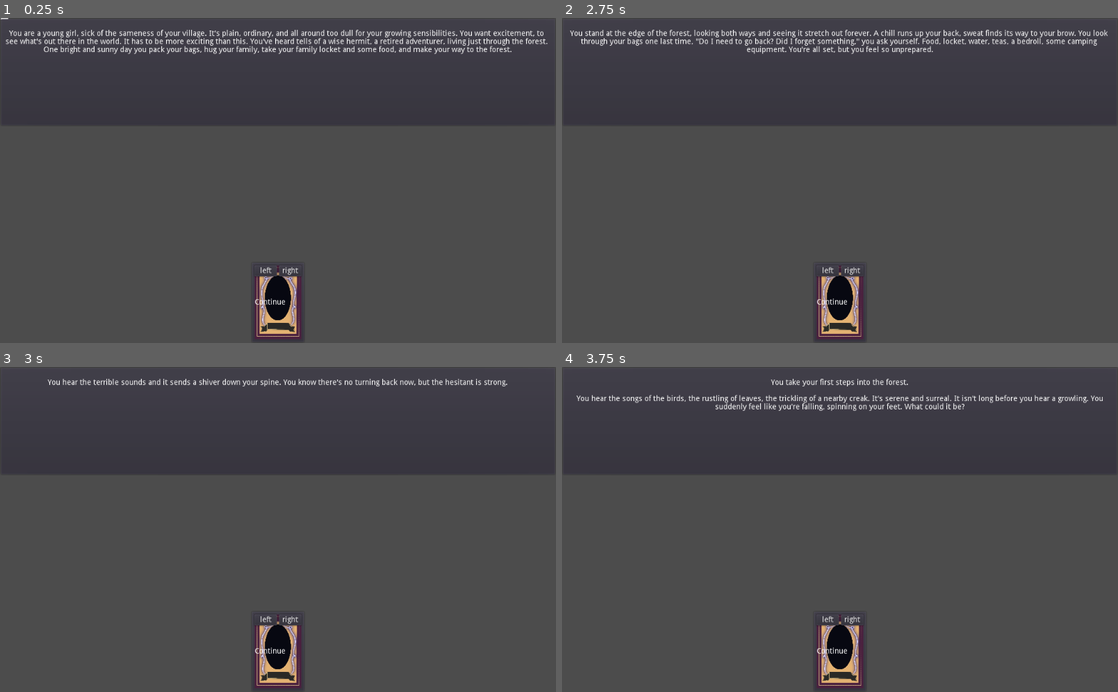
Above: before the commit, frames 1-4 (two rows, left to right).
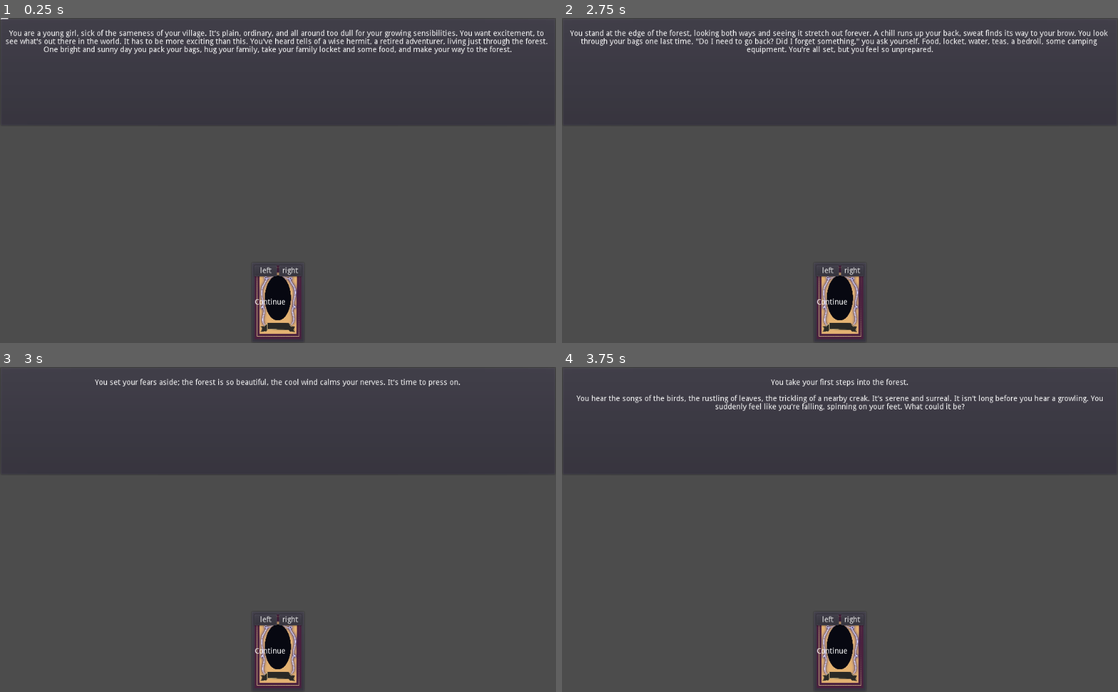
Above: after the commit, the same moments.

Repository: AngelOnFira/ggj-2022
Game: Godot game, scene res://Main.tscn
Two runs of this game, one before a commit and one after it. Both use one fixed random seed, a clock stepped at 60 frames per second and the inputs below.
Inputs:
- Up to frame 1 (0.25 s): no input
- Up to frame 2 (2.75 s): click "left" at 0.5 s; click "right" at 1.25 s; click "left" at 2 s
- Up to frame 3 (3 s): click "right" at 2.75 s
- Up to frame 4 (3.75 s): click "left" at 3.5 s

Frames 1-2 are identical in both runs. In frame 3, 0.8% of the frame differs, in the area x 8-92%, y 3-6%; in frame 4, nothing differs.

Commit message:
Fixed how pages handle cards

Diff:
--- a/Prototype/Page.gd
+++ b/Prototype/Page.gd
@@ -42,21 +42,21 @@
 # Override to Specify next_page and apply any state logic
 # Side is a string represented as either "left" or "right"
 func take_action(card: String, side: String):
-	# If we have no cards, and a default is specified, go to that page
-	if len(cards) == 0:
+	# If we have no cards
+	if len(cards) == 0 and continue_left != null and continue_right != null:
+		# If continue_default is set (making a jump to a new page)
 		if continue_default:
 			next_page = get_node_or_null(continue_default)
-
-	print(cards)
-	if len(cards) == 1:
-		if side == "left":
-			next_page = get_node_or_null(continue_left)
-			print(continue_left)
-		elif side == "right":
-			next_page =  get_node_or_null(continue_right)
-			print(continue_right)
+		# Otherwise, left and right should be set
 		else:
-			print("error")
+			if side == "left":
+				next_page = get_node_or_null(continue_left)
+				print(continue_left)
+			elif side == "right":
+				next_page =  get_node_or_null(continue_right)
+				print(continue_right)
+			else:
+				print("error")
 
 	_change_page()
 
--- a/master.gd
+++ b/master.gd
@@ -20,9 +20,10 @@
 func _process(_delta):
 	pass
 
-func card_action(action:String,card:String):
+# Signal reciever from a card getting a button pressed
+func card_action(action: String, card: String):
 	print("group_call on : CardManager -- card_action -- ",action," ",card)
-	self.current_page.take_action(card,action)
+	self.current_page.take_action(card, action)
 	pass
 
 func update_page(page:Page):
